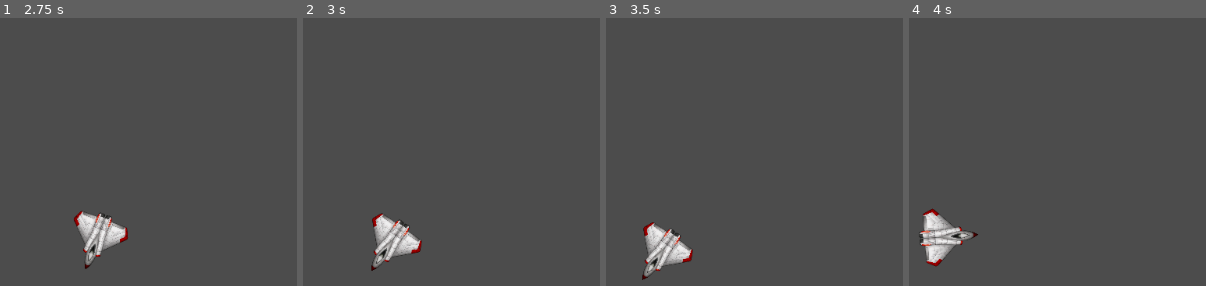
Above: before the commit, frames 1-4 (left to right).
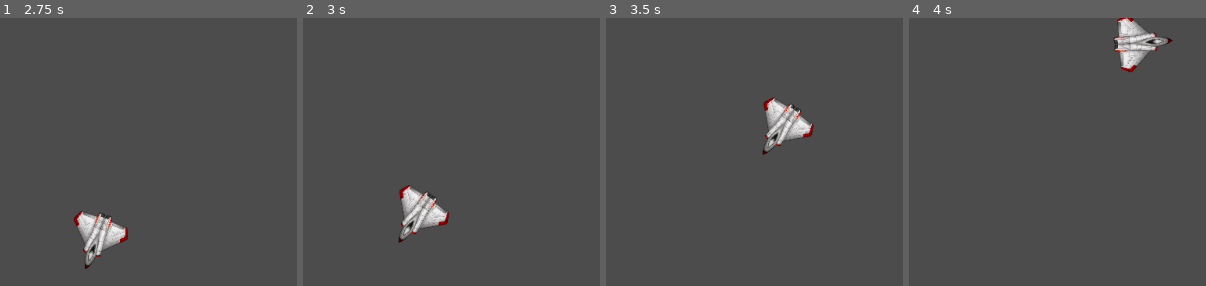
Above: after the commit, the same moments.

Repository: justafewlosers/Asteroids
Game: Godot game, scene res://src/Node2D.tscn
Same seed, same stepped clock (60 frames per second), same inputs: the game is played once before the commit and once after it. The project has no main scene, so this scene is started directly.
Inputs:
- Up to frame 1 (2.75 s): tap Enter at 0.5 s; hold D (right) 0.53-1.28 s; hold A (left) 1.28-2.03 s; hold D (right) from 2.03 s (still down)
- Up to frame 2 (3 s): release D (right) at 2.78 s; hold W (up) from 2.78 s (still down)
- Up to frame 3 (3.5 s): keep holding W (up)
- Up to frame 4 (4 s): release W (up) at 3.53 s; hold A (left) from 3.53 s (still down)

Frame 1 is identical in both runs. In frame 2, 3.7% of the frame differs, in the area x 22-50%, y 62-95%; in frame 3, 3.9%, in the area x 12-71%, y 29-98%; in frame 4, 3.8%.

Commit message:
Updated player script.

Diff:
--- a/src/playermovement.gd
+++ b/src/playermovement.gd
@@ -10,23 +10,21 @@
 
 func add_velocity():
 	if velocity.y < max_vel:
-		velocity.y += accel
-	elif velocity.y == max_vel:
-		pass
+		velocity.y += -accel
+		velocity = Vector2(0, -velocity.y).rotated(rotation)
+
 
 func velocity():
 	if velocity.y > 0:
-		velocity.y -= accel
+		velocity.y = lerp(0, velocity.y, 0.2)
 
 func get_input():
-	#velocity = Vector2()
 	rot_dir = 0
 	if Input.is_action_pressed("right"):
 		rot_dir += 1
 	if Input.is_action_pressed("left"):
 		rot_dir -= 1
 	if Input.is_action_pressed("up"):
-		print("Hello, World")
 		add_velocity()
 	else:
 		velocity()
@@ -34,4 +32,4 @@
 func _physics_process(delta):
 	get_input()
 	rotation += rot_dir * rot_speed * delta
-	velocity = move_and_slide(velocity, velocity).rotated(rotation) * UP.y
+	velocity = move_and_slide(velocity)
